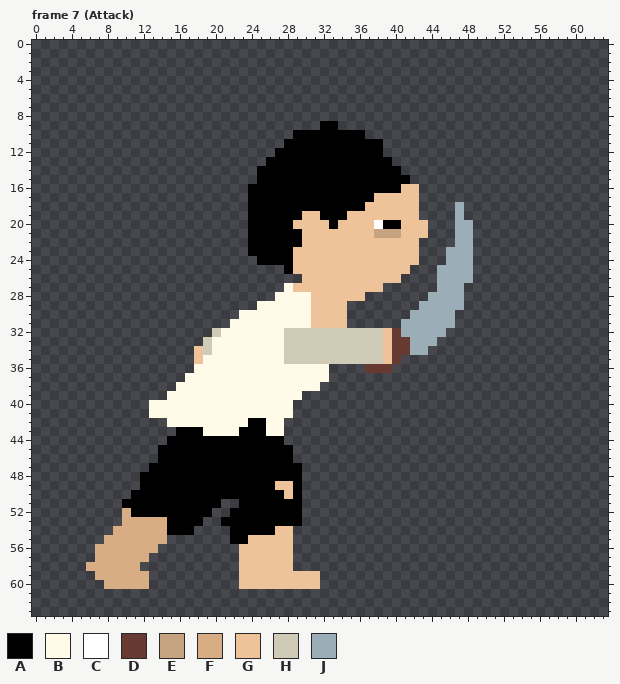
Pixel-art file: assets/personajes/protagonista.aseprite. The picture above is the old version.
64x64 pixels, 13 frames. Shown: frame 7 (Attack). The commit also changed other frames, which this record leaves out.
Visible layers, top first: "SlashFX", "Arms", "Head", "Sword", "Body", "Legs".
Palette (. is transparent): A #000000  B #fffbe8  C #ffffff  D #663931  E #c6a381  F #d9ad84  G #eec39a  H #d0cbb7  J #9badb7
Pixels before, frame 7 (Attack) (only the part around the change), first column x 34:
 0 ..............................
 1 ..............................
 2 ..............................
 3 ..............................
 4 ..............................
 5 ..............................
 6 ..............................
 7 ..............................
 8 ..............................
 9 ..............................
10 AAA...........................
11 AAAAA.........................
12 AAAAA.........................
13 AAAAAA........................
14 AAAAAAA.......................
15 AAAAAAAA......................
16 AAAAAAAGG.....................
17 AAAAGGGGG.....................
18 AAAGGGGGG....J................
19 AGGGGGGGG....J................
20 GGGGCAAGGG...JJ...............
21 GGGGEEEGGG...JJ...............
22 GGGGGGGGG....JJ...............
23 GGGGGGGGG...JJJ...............
24 GGGGGGGGG...JJJ...............
25 GGGGGGGG...JJJJ...............
26 GGGGGGG....JJJJ...............
27 GGGGG......JJJ................
28 GGG.......JJJJ................
29 G........JJJJJ................
30 G.......JJJJJ.................
31 G......JJJJJJ.................
32 HHHHHGDJJJJJ..................
33 HHHHHGDDJJJ...................
34 HHHHHGDDJJ....................
35 HHHHHGD.......................
36 ...DDD........................
37 ..............................
38 ..............................
39 ..............................
40 ..............................
41 ..............................
42 ..............................
Now the later version:
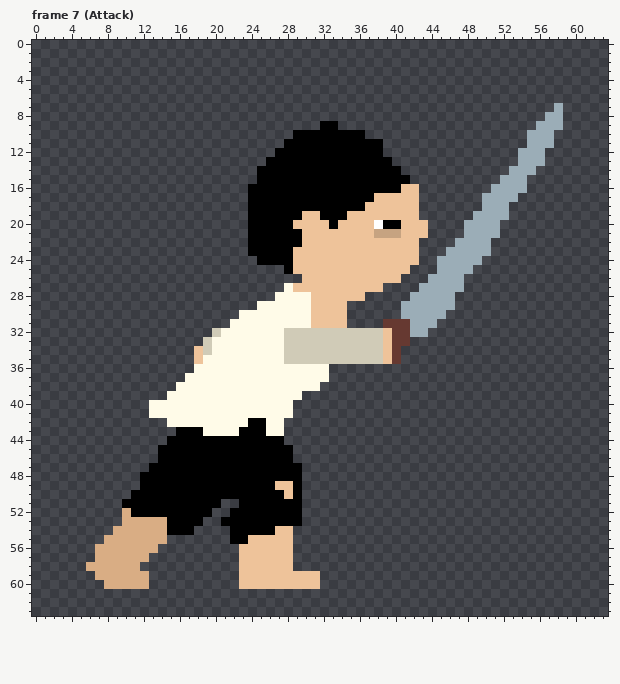
What changed:
Frame 7 (Attack), layer "Sword":
y 7: x 58 . -> J
y 8: x 57..58 .. -> JJ
y 9: x 56..58 ... -> JJJ
y 10..11: x 55..57 ... -> JJJ
y 12..13: x 54..56 ... -> JJJ
y 14: x 53..55 ... -> JJJ
y 15: x 52..54 ... -> JJJ
y 16: x 51..54 .... -> JJJJ
y 17: x 50..53 .... -> JJJJ
y 18: x 47 J -> .; x 50..52 ... -> JJJ
y 19: x 47 J -> .; x 49..52 .... -> JJJJ
y 20..21: x 47 J -> .; x 49..51 ... -> JJJ
y 22..23: x 49..50 .. -> JJ
y 24: x 45 . -> J; x 49 . -> J
y 26: x 44 . -> J; x 48 J -> .
y 27: x 43..44 .. -> JJ
y 28: x 42..43 .. -> JJ; x 47 J -> .
y 29: x 41..42 .. -> JJ; x 47 J -> .
y 30: x 41 . -> J; x 46 J -> .
y 31: x 39..41 ..J -> DDD; x 45..46 JJ -> ..
y 32: x 41 J -> D; x 44..45 JJ -> ..
y 33: x 42..44 JJJ -> ...
y 34: x 41..43 DJJ -> ...
y 36: x 37..39 DDD -> ...
Pixel boxes of the changes (left, top, right, bottom) in both pictures:
changed: (365, 103, 563, 373)
